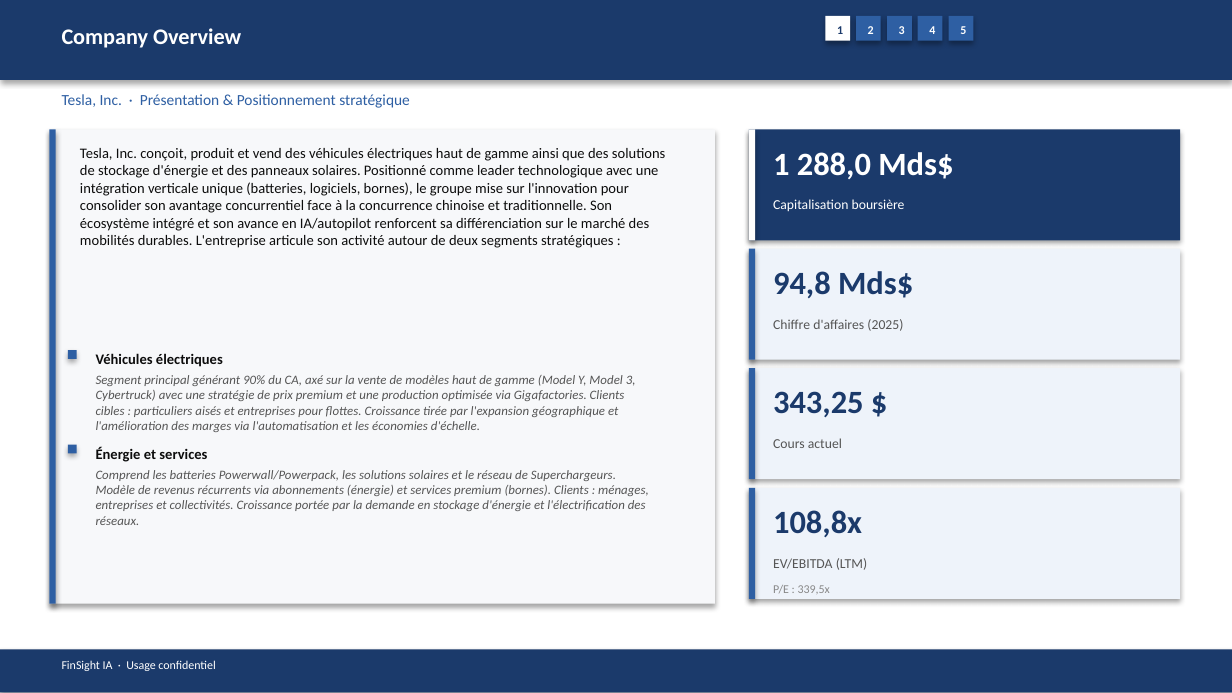
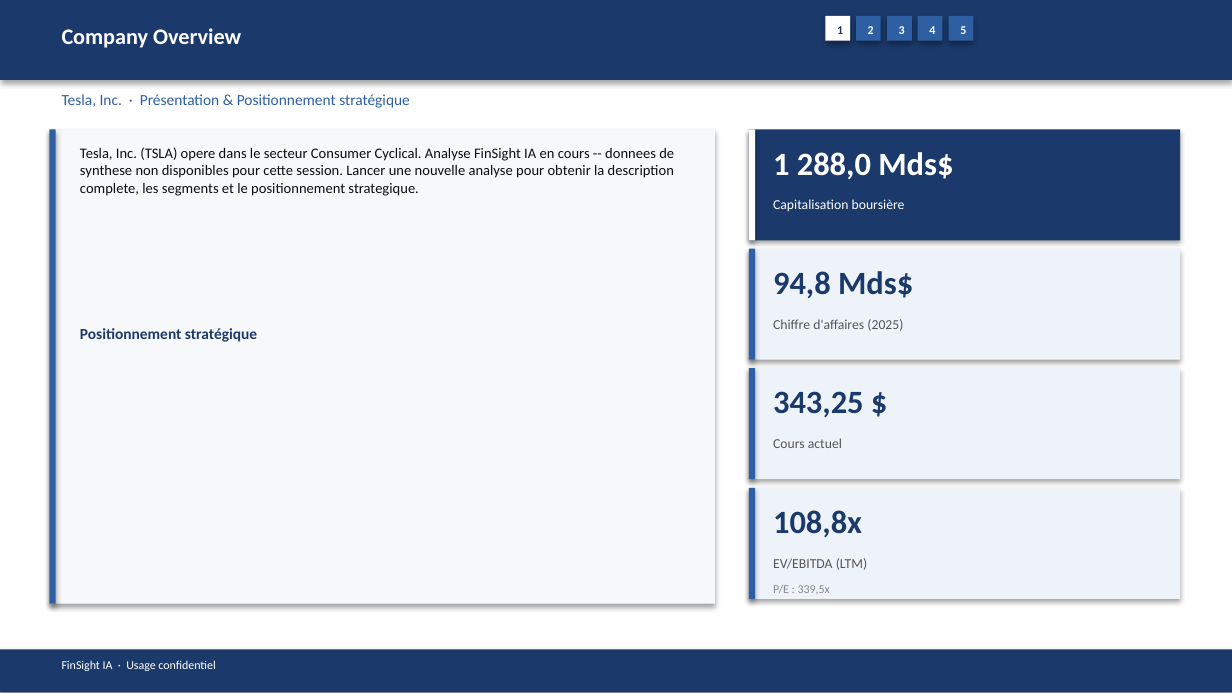
Before and after one commit to baptistejeh07-art/finsight-ia, a slide deck: slide 5 of preview/TSLA/TSLA_pitchbook.pptx. Drawn at 1232x693 pixels with LibreOffice and Linux fonts; fonts in the diff are those of the drawing. Boxes give left, top, right and bottom in pixels: in the first picture for what was removed or moved away, otherwise in the second. Text is boxed around its words. In the diff, an @@ line names an element or a change of style, - is before the commit and + after.

Commit message:
chore(preview): TSLA outputs regeneres

```diff
--- a/preview/TSLA/TSLA_pitchbook.pptx
+++ b/preview/TSLA/TSLA_pitchbook.pptx
@@ text at [80, 147, 674, 196]: text changed @@
-Tesla, Inc. conçoit, produit et vend des véhicules électriques haut de gamme ainsi que des solutions de stockage d'énergie et des panneaux solaires. Positionné comme leader technologique avec une intégration verticale unique (batteries, logiciels, bornes), le groupe mise sur l'innovation pour consolider son avantage concurrentiel face à la concurrence chinoise et traditionnelle. Son écosystème intégré et son avance en IA/autopilot renforcent sa différenciation sur le marché des mobilités durables. L'entreprise articule son activité autour de deux segments stratégiques :
+Tesla, Inc. (TSLA) opere dans le secteur Consumer Cyclical. Analyse FinSight IA en cours -- donnees de synthese non disponibles pour cette session. Lancer une nouvelle analyse pour obtenir la description complete, les segments et le positionnement strategique.
@@ text added at [80, 328, 257, 342], 9 pt, text #1B3A6B, bold @@
+Positionnement stratégique
@@ rectangle removed at [68, 350, 76, 359] @@
@@ text removed at [96, 353, 223, 367] @@
-Véhicules électriques
@@ text removed at [96, 375, 636, 432] @@
-Segment principal générant 90% du CA, axé sur la vente de modèles haut de gamme (Model Y, Model 3, Cybertruck) avec une stratégie de prix premium et une production optimisée via Gigafactories. Clients cibles : particuliers aisés et entreprises pour flottes. Croissance tirée par l'expansion géographique et l'amélioration des marges via l'automatisation et les économies d'échelle.
@@ rectangle removed at [68, 445, 76, 453] @@
@@ text removed at [96, 447, 207, 462] @@
-Énergie et services
@@ text removed at [96, 470, 649, 525] @@
-Comprend les batteries Powerwall/Powerpack, les solutions solaires et le réseau de Superchargeurs. Modèle de revenus récurrents via abonnements (énergie) et services premium (bornes). Clients : ménages, entreprises et collectivités. Croissance portée par la demande en stockage d'énergie et l'électrification des réseaux.
```
Also in this commit, not shown: 17 other slides changed, 4 other files.
